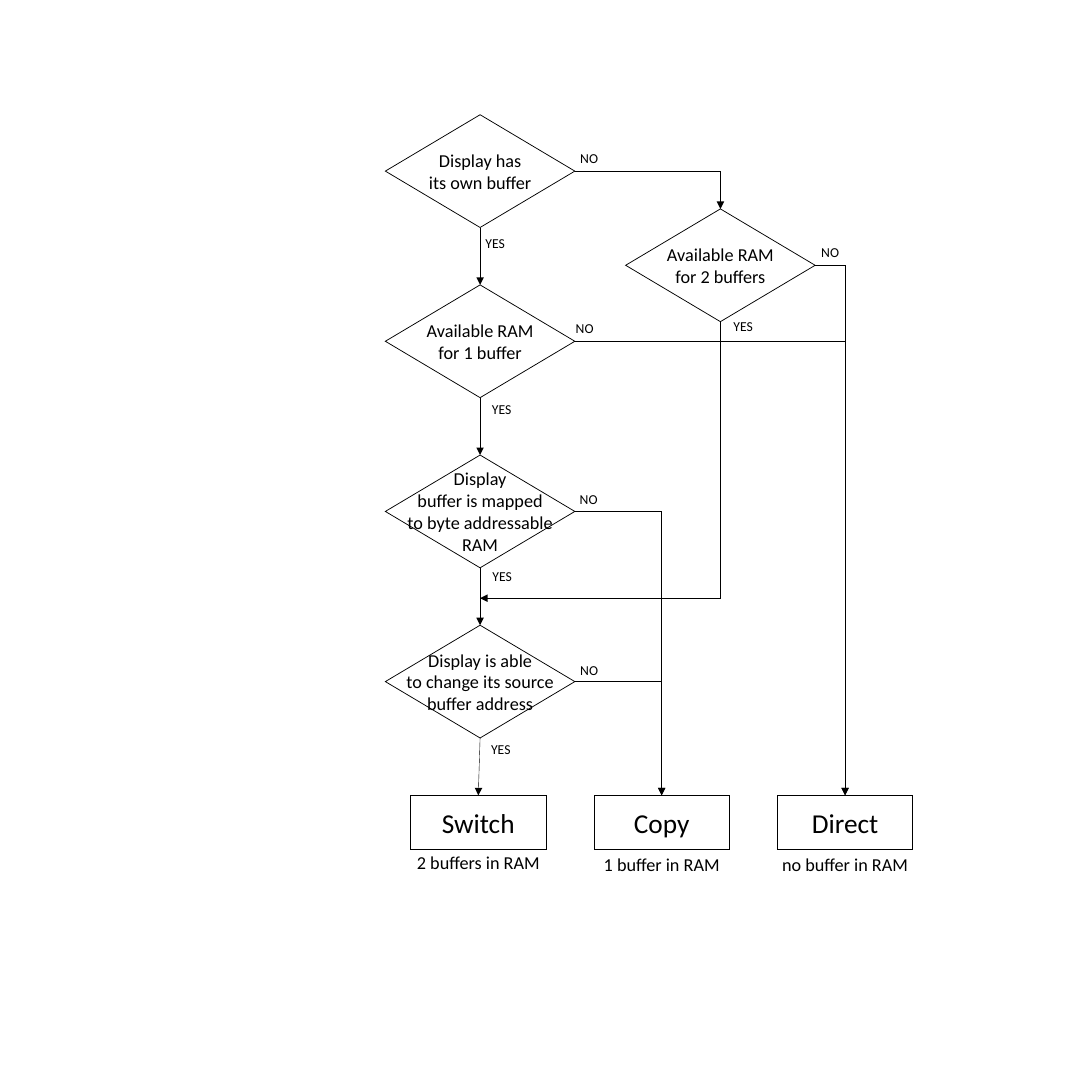
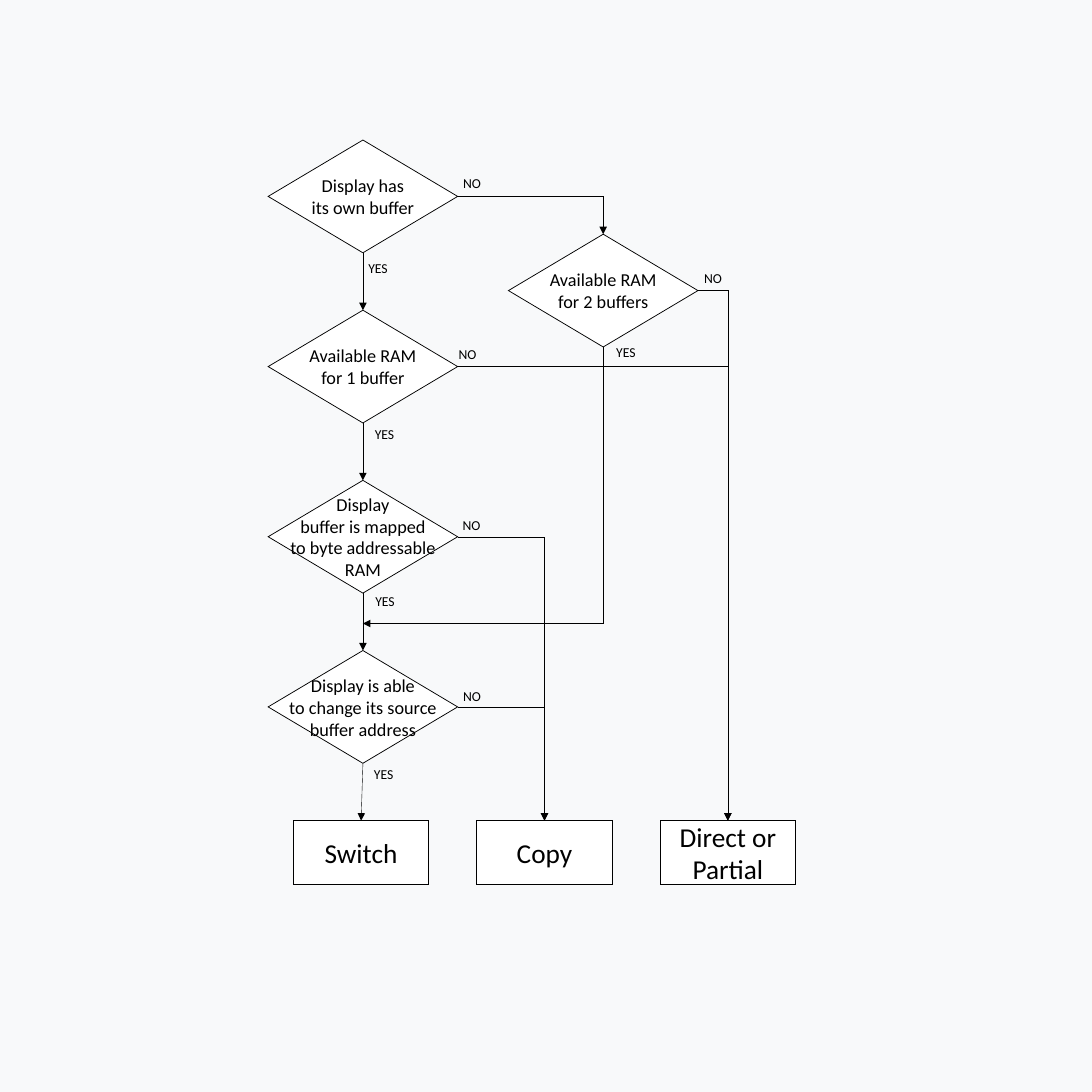
Before and after one commit to MicroEJ/docs, a slide deck: slide 1 of PlatformDeveloperGuide/images/display_modes_nocustom.pptx. Drawn at 1092x1092 pixels with LibreOffice and Linux fonts; fonts in the diff are those of the drawing. Boxes give left, top, right and bottom in pixels: in the first picture for what was removed or moved away, otherwise in the second. Text is boxed around its words. In the diff, an @@ line names an element or a change of style, - is before the commit and + after.

Commit message:
J0190UIL-1144 Update buffer modes diagram

```diff
--- a/PlatformDeveloperGuide/images/display_modes_nocustom.pptx
+++ b/PlatformDeveloperGuide/images/display_modes_nocustom.pptx
@@ background #FFFFFF to #F8F9FA @@
@@ diamond "Available RAM": place and size @@
-diamond "Available RAM" at bbox=[626, 209, 815, 322]
+diamond "Available RAM" at bbox=[508, 234, 698, 347]
@@ text "NO": place and size @@
-text "NO" at bbox=[576, 324, 594, 333]
+text "NO" at bbox=[459, 350, 477, 359]
@@ 9 texts, 6 elbow arrows, 4 diamonds, 4 arrows: place and size @@
-9 texts, 6 elbow arrows, 4 diamonds, 4 arrows at bbox=[385, 115, 845, 796]
+9 texts, 6 elbow arrows, 4 diamonds, 4 arrows at bbox=[268, 140, 728, 821]
@@ rectangle "Switch": place and size @@
-rectangle "Switch" at bbox=[411, 796, 546, 850]
+rectangle "Switch" at bbox=[293, 821, 429, 884]
@@ rectangle "Copy": place and size @@
-rectangle "Copy" at bbox=[594, 796, 729, 850]
+rectangle "Copy" at bbox=[477, 821, 612, 884]
@@ rectangle "Direct or Partial": place and size @@
-rectangle "Direct or Partial" at bbox=[778, 796, 913, 850]
+rectangle "Direct or Partial" at bbox=[660, 821, 796, 884]
@@ text in rectangle at bbox=[680, 828, 776, 885]: text changed @@
-Direct
+Direct or Partial
@@ rectangle removed at bbox=[411, 853, 546, 871] @@
-2 buffers in RAM
@@ rectangle removed at bbox=[594, 856, 729, 873] @@
-1 buffer in RAM
@@ rectangle removed at bbox=[774, 856, 916, 873] @@
-no buffer in RAM
```
Also in this commit, not shown: 2 other files.
